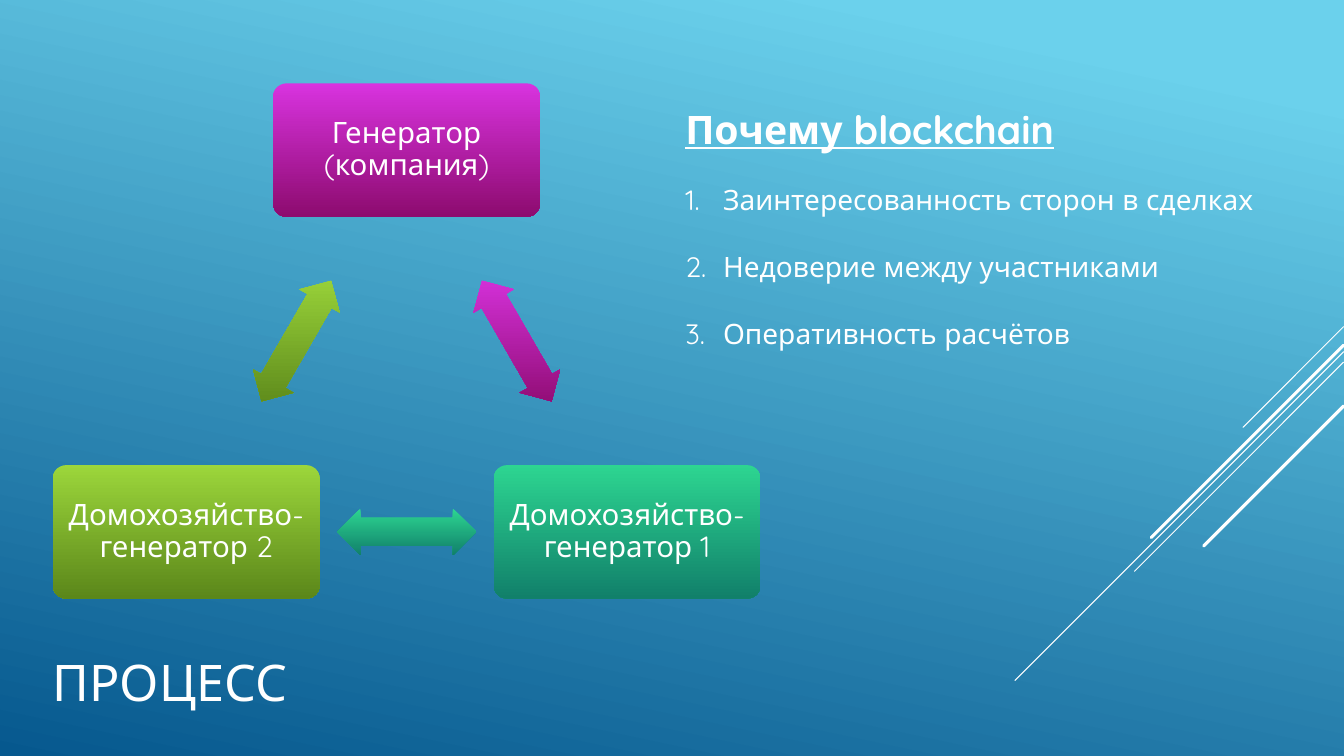
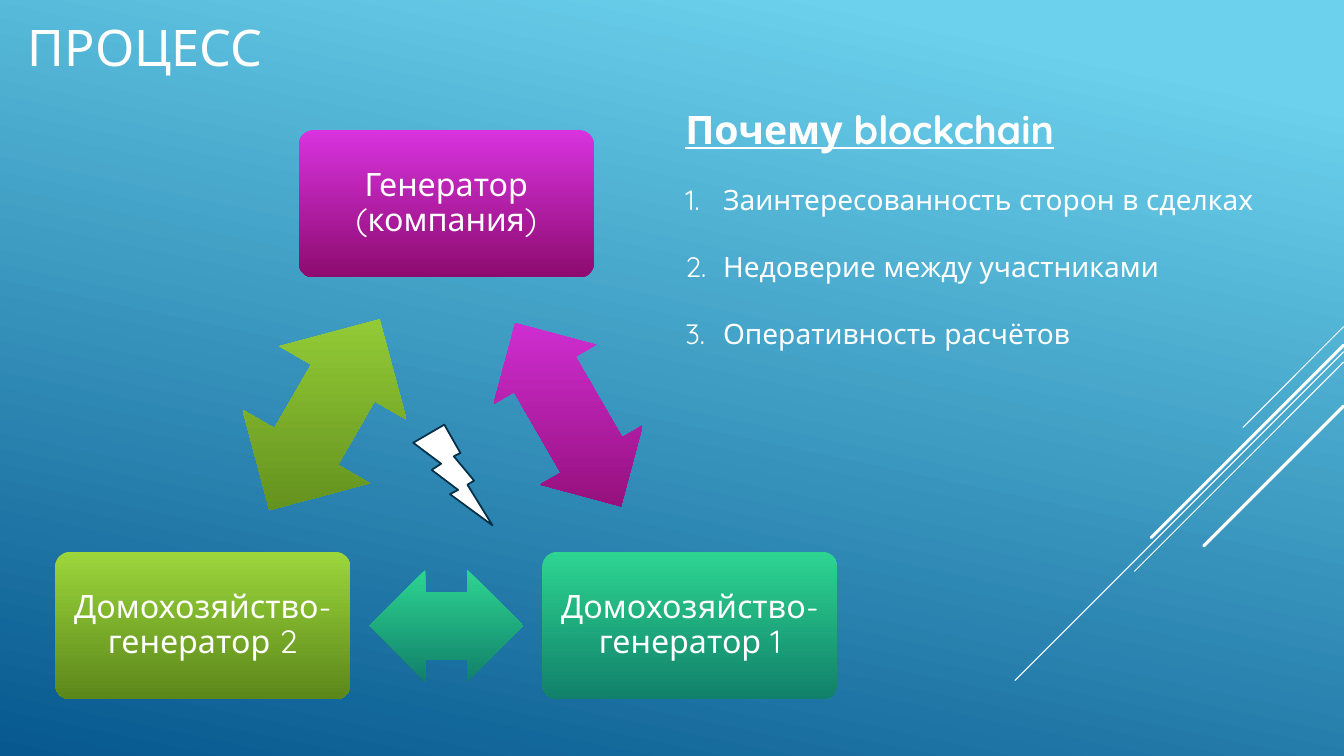
Before and after one commit to vkonst/eNetWorks, a slide deck: slide 2 of prez_1.pptx. Drawn at 1344x756 pixels with LibreOffice and Linux fonts; fonts in the diff are those of the drawing. Boxes give left, top, right and bottom in pixels: in the first picture for what was removed or moved away, otherwise in the second. Text is boxed around its words. In the diff, an @@ line names an element or a change of style, - is before the commit and + after.

```diff
--- a/prez_1.pptx
+++ b/prez_1.pptx
@@ title "ПРОЦЕСС": place and size @@
-title "ПРОЦЕСС" at (52,664,287,711)
+title "ПРОЦЕСС" at (28,29,263,76)
@@ rounded rectangle: place and size @@
-rounded rectangle at (273,84,540,217)
+rounded rectangle at (298,130,594,277)
@@ text "Генератор (компания)": place and size @@
-text "Генератор (компания)" at (332,122,481,176)
+text "Генератор (компания)" at (365,173,528,232)
@@ left right arrow: place and size @@
-left right arrow at (242,269,351,413)
+left right arrow at (206,283,444,548)
@@ left right arrow at (206,283,444,548): proportions changed @@
@@ left right arrow: place and size @@
-left right arrow at (462,269,572,413)
+left right arrow at (465,294,673,536)
@@ lightning bolt added at (413,424,493,525), fill #FFFFFF, outline #043148 1.25 pt @@
@@ rounded rectangle: place and size @@
-rounded rectangle at (52,465,320,598)
+rounded rectangle at (55,553,351,700)
@@ text "Домохозяйство-генератор 2": place and size @@
-text "Домохозяйство-генератор 2" at (69,502,293,564)
+text "Домохозяйство-генератор 2" at (74,593,319,661)
@@ rounded rectangle: place and size @@
-rounded rectangle at (494,465,761,598)
+rounded rectangle at (542,553,838,700)
@@ size 21 to 23 pt in 3 elements at (365,173,528,232), (74,593,319,661), (561,593,806,661) @@
@@ text "Домохозяйство-генератор 1": place and size @@
-text "Домохозяйство-генератор 1" at (510,502,734,564)
+text "Домохозяйство-генератор 1" at (561,593,806,661)
@@ left right arrow: place and size @@
-left right arrow at (337,508,476,555)
+left right arrow at (370,570,524,682)
```
Also in this commit, not shown: 1 other slide changed, 1 other file.
